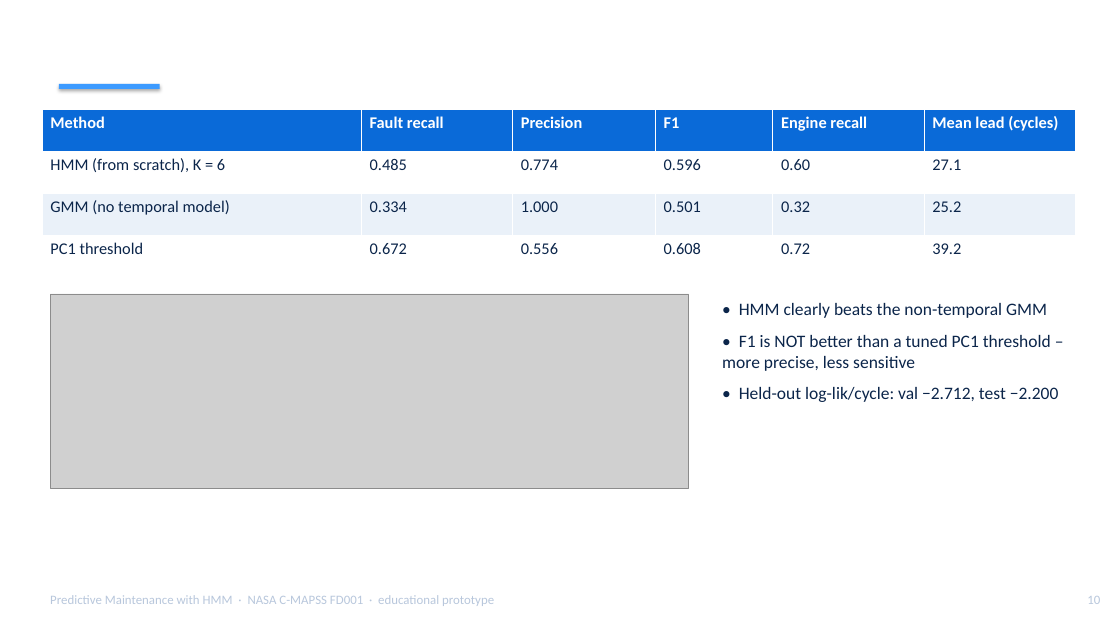
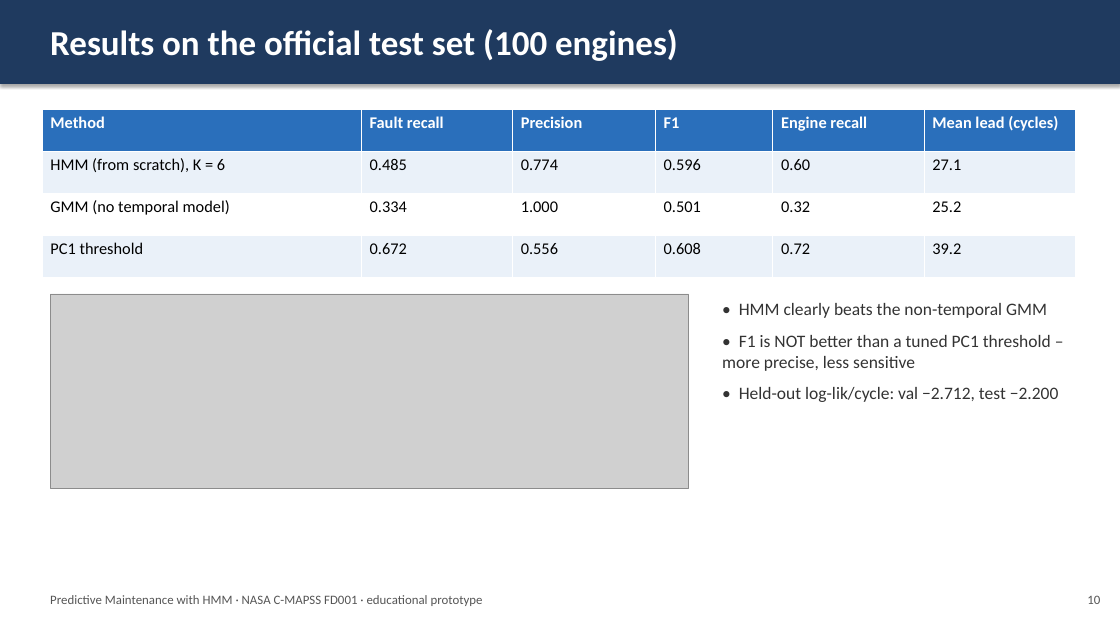
Before and after one commit to Ishita09-prog/predictive-maintenance-hmm, a slide deck: slide 10 of reports/Presentation.pptx. Drawn at 1120x630 pixels with LibreOffice and Linux fonts; fonts in the diff are those of the drawing; grey boxes stand for pictures; background and template pictures are left out. Boxes give left, top, right and bottom in pixels: in the first picture for what was removed or moved away, otherwise in the second. Text is boxed around its words. In the diff, an @@ line names an element or a change of style, - is before the commit and + after.

```diff
--- a/reports/Presentation.pptx
+++ b/reports/Presentation.pptx
@@ rectangle added at (0, 0, 1120, 84), fill #1F3A5F @@
@@ text "Results on the official test ..." rewrapped from (50, 25, 1059, 84) to (50, 29, 678, 61) @@
@@ rectangle removed at (59, 84, 160, 89) @@
@@ table at (42, 109, 1075, 277) @@
@@ fill #0A6AD8 to #2A6FBB in row 1 @@
@@ fill #FFFFFF to #EAF1F9 in 12 cells @@
@@ fill #EAF1F9 to #FFFFFF in row 3 @@
@@ text colour #0B254A to #000000 in "HMM (from scratch), K = 6", "0.485", "0.774", "0.596" and 14 more places @@
@@ rounded rectangle removed at (697, 281, 1109, 517) @@
@@ text "• HMM clearly beats the ..." at (722, 303, 1059, 402): text colour #0B254A to #333333 @@
@@ text "Predictive Maintenance with HMM · ..." at (50, 595, 483, 606): text colour #B8C7DC to #555555 @@
@@ text "10" at (1087, 595, 1100, 604): text colour #B8C7DC to #555555 @@
```
Also in this commit, not shown: 13 other slides changed.
